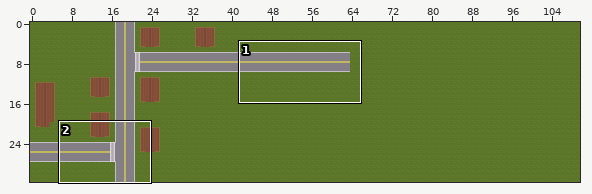
Two states of a Tiled map, RAW/ludMap37.tmx. Above, an overview of the earlier version with the close-up marked.
Close-up. Old version:
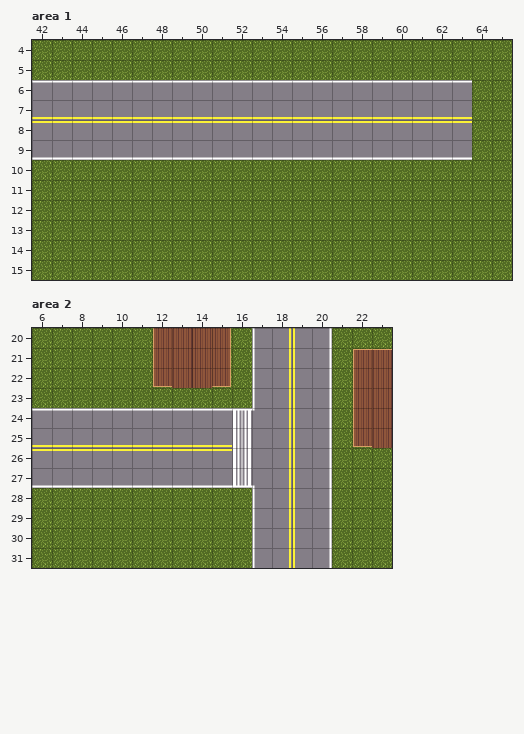
Cells are 32x32 px. Shown: area 1 x 42..65, y 4..15; area 2 x 6..23, y 20..31. The commit also changed other parts of the map, which this record leaves out.
The same view after the edit:
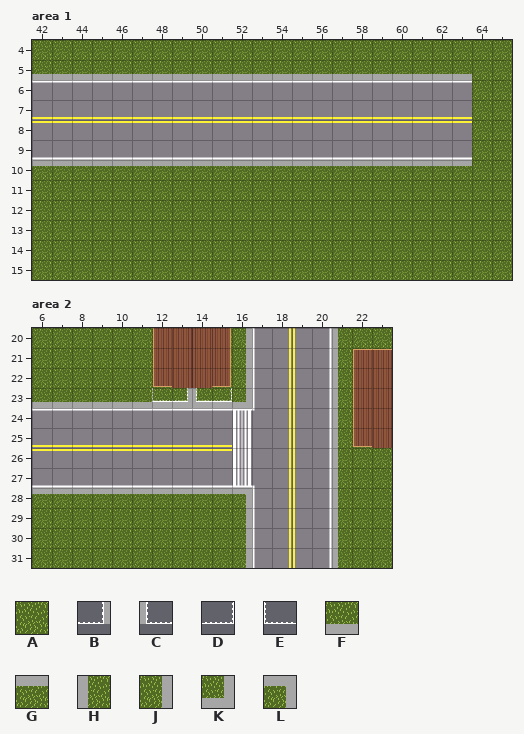
Key: from "Main Map": A 0, B 27, C 28, D 29, E 30; from "Sprite-0002-sheet": F 1, G 2, H 3, J 4, K 5, L 6.
_ is an empty cell.
What changed:
Layer "Ground", area 1:
y 5: x 42..63 AAAAAAAAAAAAAAAAAAAAAA -> FFFFFFFFFFFFFFFFFFFFFF
y 10: x 42..63 AAAAAAAAAAAAAAAAAAAAAA -> GGGGGGGGGGGGGGGGGGGGGG
Layer "Ground", area 2:
y 20..22: x 16 A -> J; x 21 A -> H
y 23: x 6..16 AAAAAAAAAAA -> FFFFFFFFFFK; x 21 A -> H
y 24..27: x 21 A -> H
y 28: x 6..16 AAAAAAAAAAA -> GGGGGGGGGGL; x 21 A -> H
y 29..31: x 16 A -> J; x 21 A -> H
Layer "Objects", area 2:
y 23: x 12..15 ____ -> EBCD
